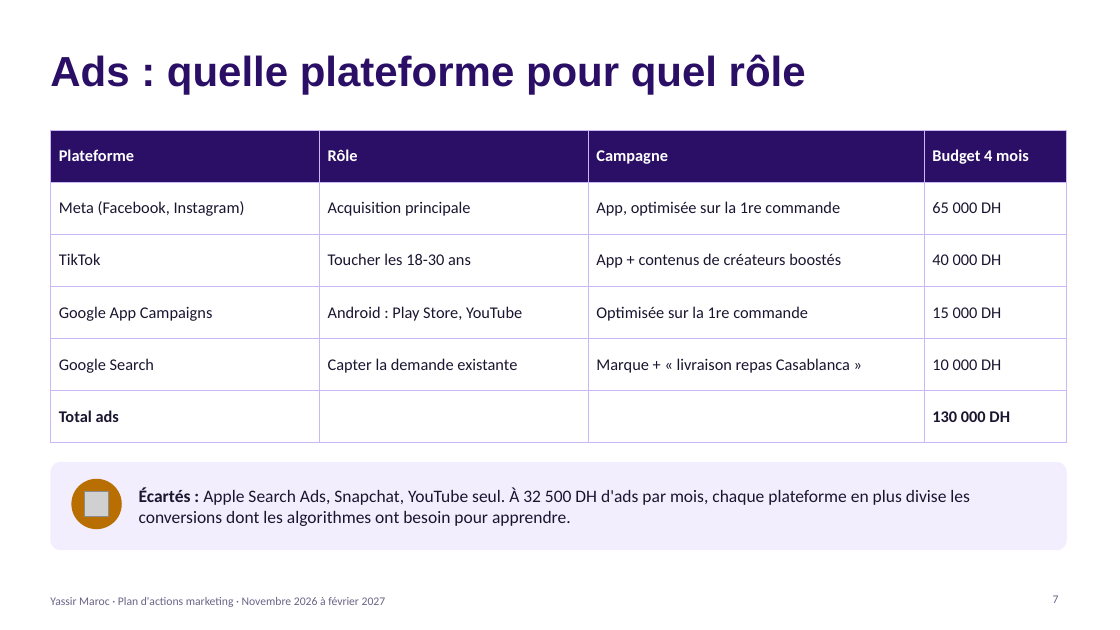
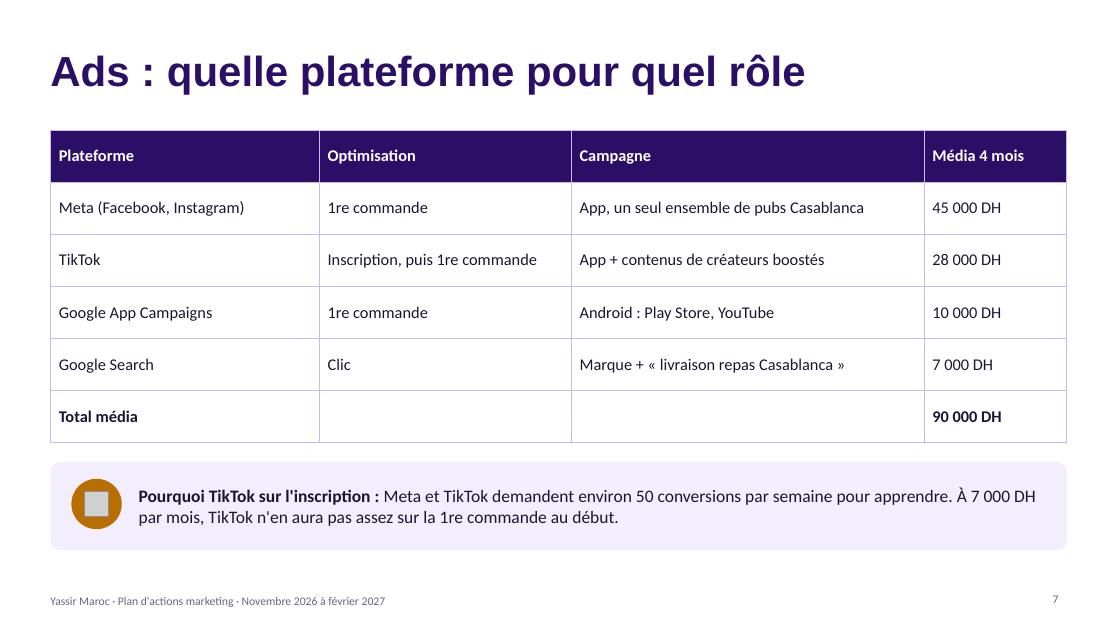
Before and after one commit to aymaneai-del/Projects-, a slide deck: slide 7 of yassir-maroc/Yassir_Maroc_Plan_Marketing_Nov2026-Fev2027.pptx. Drawn at 1120x630 pixels with LibreOffice and Linux fonts; fonts in the diff are those of the drawing; grey boxes stand for pictures. Boxes give left, top, right and bottom in pixels: in the first picture for what was removed or moved away, otherwise in the second. Text is boxed around its words. In the diff, an @@ line names an element or a change of style, - is before the commit and + after.

```diff
--- a/yassir-maroc/Yassir_Maroc_Plan_Marketing_Nov2026-Fev2027.pptx
+++ b/yassir-maroc/Yassir_Maroc_Plan_Marketing_Nov2026-Fev2027.pptx
@@ table at [50, 130, 1067, 426] @@
-row 1, column 2: Rôle
+row 1, column 2: Optimisation
-row 1, column 4: Budget 4 mois
+row 1, column 4: Média 4 mois
-row 2: Meta (Facebook, Instagram) | Acquisition principale | App, optimisée sur la 1re commande | 65 000 DH
+row 2: Meta (Facebook, Instagram) | 1re commande | App, un seul ensemble de pubs Casablanca | 45 000 DH
-row 3, column 2: Toucher les 18-30 ans
+row 3, column 2: Inscription, puis 1re commande
-row 3, column 4: 40 000 DH
+row 3, column 4: 28 000 DH
-row 4: Google App Campaigns | Android : Play Store, YouTube | Optimisée sur la 1re commande | 15 000 DH
+row 4: Google App Campaigns | 1re commande | Android : Play Store, YouTube | 10 000 DH
-row 5, column 2: Capter la demande existante
+row 5, column 2: Clic
-row 5, column 4: 10 000 DH
+row 5, column 4: 7 000 DH
-row 6, column 1: Total ads
+row 6, column 1: Total média
-row 6, column 4: 130 000 DH
+row 6, column 4: 90 000 DH
@@ text at [139, 488, 1036, 526]: text changed @@
-Écartés : Apple Search Ads, Snapchat, YouTube seul. À 32 500 DH d'ads par mois, chaque plateforme en plus divise les conversions dont les algorithmes ont besoin pour apprendre.
+Pourquoi TikTok sur l'inscription : Meta et TikTok demandent environ 50 conversions par semaine pour apprendre. À 7 000 DH par mois, TikTok n'en aura pas assez sur la 1re commande au début.
```
Also in this commit, not shown: 5 other slides changed, 2 slides added, 1 slide removed.
